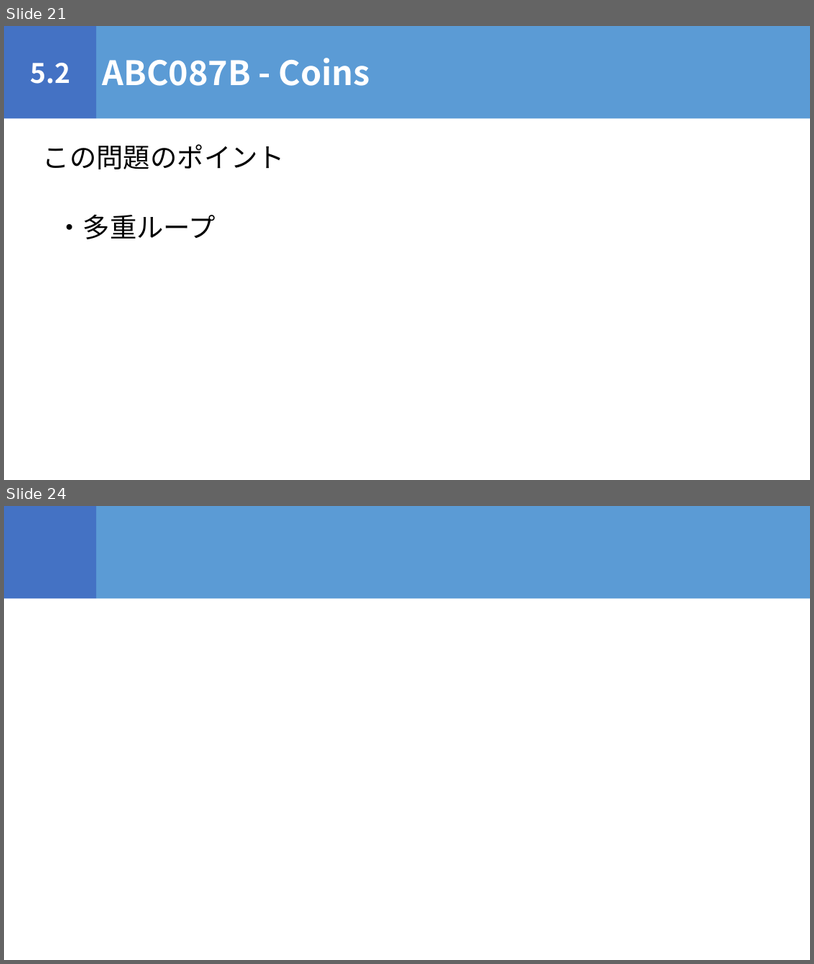
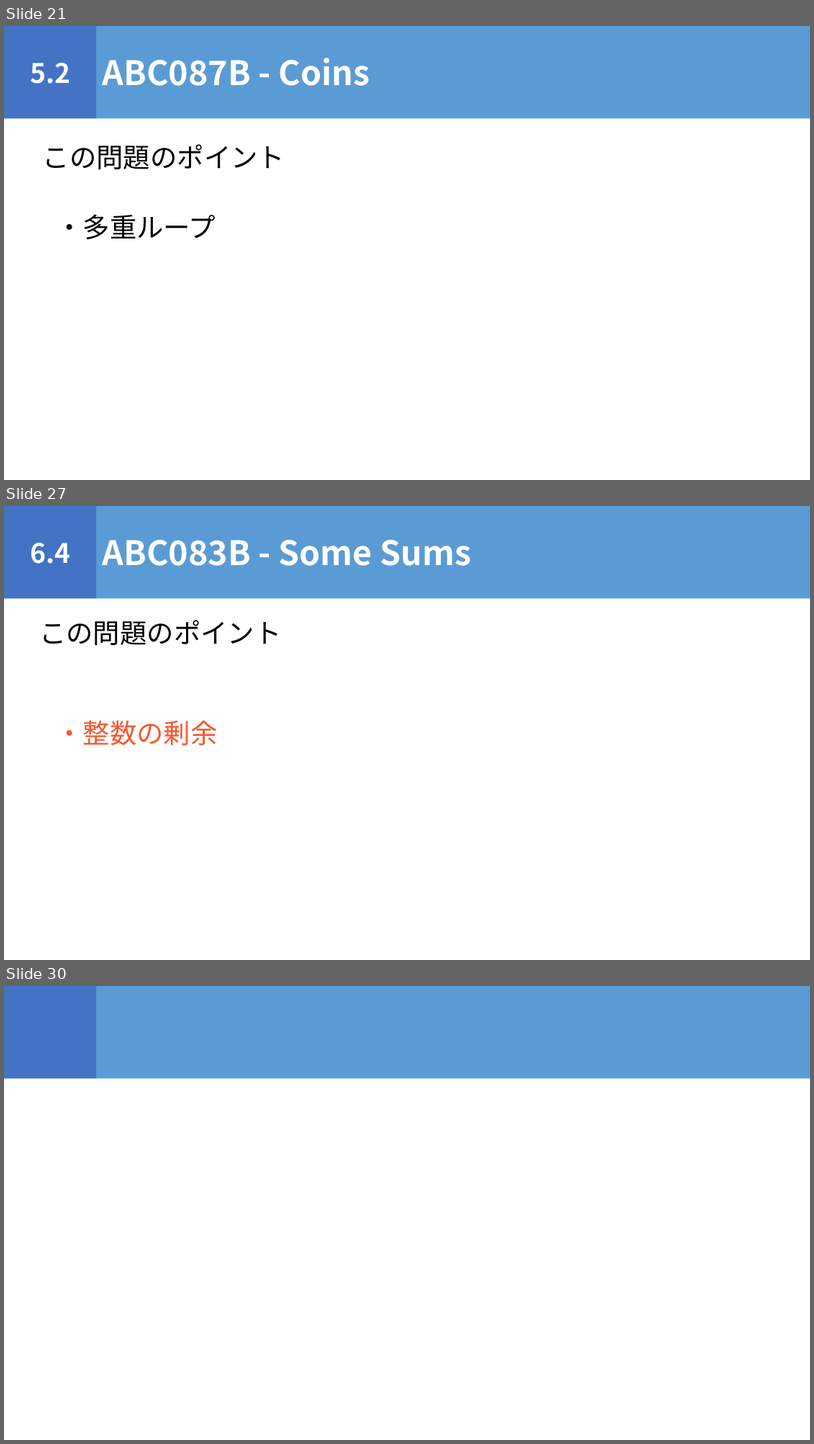
Before and after one commit to igeeeeee/triC_AtCoder_Beginners_Selection, a slide deck: ABS_勉強会.pptx. Shown one above the other, each under a label of ours: slides 21 and 24 before the commit, slides 21, 27 and 30 after it; the slides between them are not shown. The pictures are 814x964 and 814x1444 pixels, drawn with LibreOffice and Linux fonts; fonts in the diff are those of the drawing. Boxes give left, top, right and bottom in pixels: in the first picture for what was removed or moved away, otherwise in the second. Text is boxed around its words. In the diff, an @@ line names an element or a change of style, - is before the commit and + after.

```diff
--- a/ABS_勉強会.pptx
+++ b/ABS_勉強会.pptx
@@ slide 27 added at <box>4,506,810,960</box>, background #FFFFFF @@
@@ rectangle added at <box>4,506,97,599</box>, fill #4472C4, 32 pt, text #FFFFFF, bold @@
+6.4
@@ rectangle added at <box>97,506,810,599</box>, fill #5B9BD5, 40 pt, text #FFFFFF, bold @@
+ABC083B - Some Sums
@@ text added at <box>39,620,281,645</box>, 32 pt, text #000000 @@
+この問題のポイント
@@ text added at <box>56,720,217,745</box>, 32 pt, text #F8582E @@
+・整数の剰余
@@ what was slide 24 is now slide 30 @@
```
Also in this commit, not shown: 1 slide changed, 6 other slides added, 1 slide removed, 7 other files.
